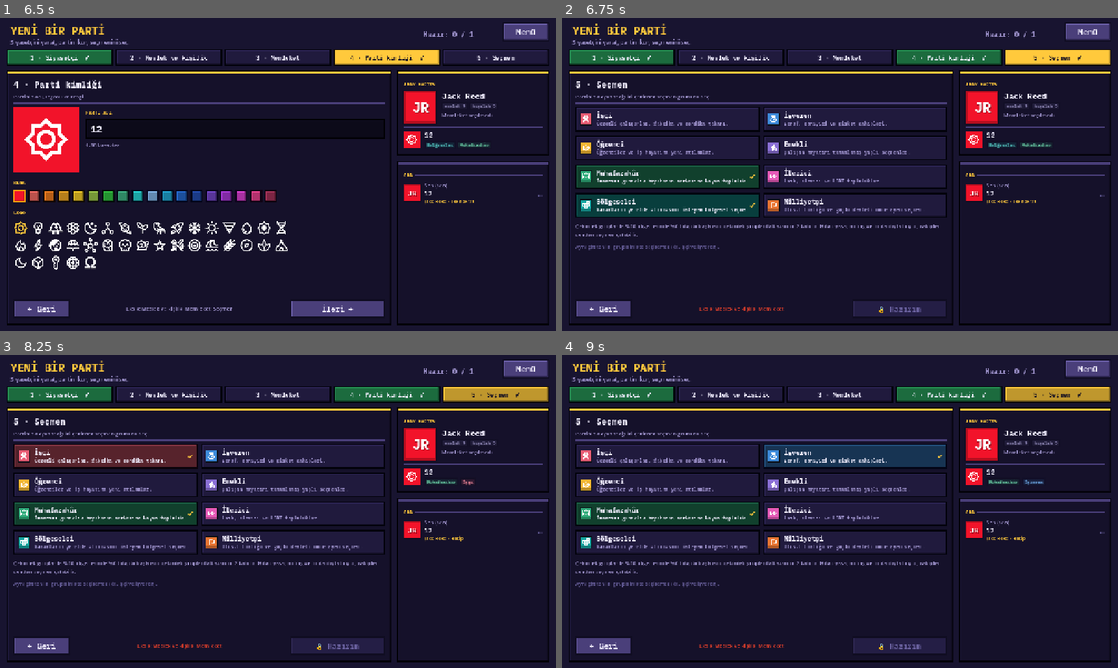
Above: before the commit, frames 1-4 (two rows, left to right).
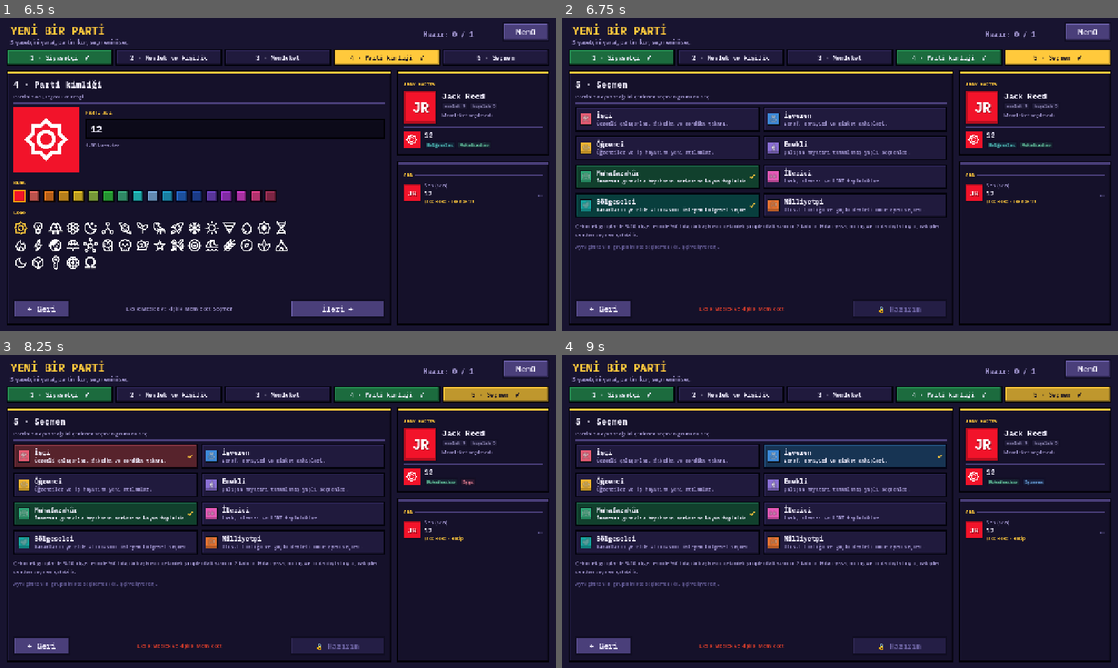
Above: after the commit, the same moments.

Repository: TriQue06/siyaset_oyunu_test_experimental
Game: Godot game, scene res://scenes/PartySetup.tscn
Same seed, same stepped clock (60 frames per second), same inputs: the game is played once before the commit and once after it. This scene is started directly instead of the project's main scene. Sound files missing from this copy of the repository are replaced by a short silence.
Inputs (mouse positions are in pixels of both pictures, inside the frame that each line leads up to):
- Up to frame 1 (6.5 s): click "Menü" at 0.5 s; click "DEVAM ET · ESC" at 1.25 s; click "1 · Siyasetçi ✓" at 2 s; click "2 · Meslek ve kişilik" at 2.75 s; click "3 · Memleket" at 3.5 s; click "4 · Parti kimliği" at 4.25 s; click (233, 127) at 5.02 s; type "12" at 5.1 s; click "4 · Parti kimliği ✓" at 5.75 s
- Up to frame 2 (6.75 s): click "5 · Seçmen" at 6.5 s
- Up to frame 3 (8.25 s): click "5 · Seçmen ✓" at 7.25 s; click (105, 455) at 8.02 s
- Up to frame 4 (9 s): click (856, 455) at 8.77 s

Frame 1 is identical in both runs. In frame 2, 0.2% of the frame differs, in the area x 3-39%, y 31-61%; in frame 3, 0.2%; in frame 4, 0.2%.

Commit message:
Sürüm 0.0.253: SVG simgeler yüksek çözünürlük + mipmap, KART ÇEK simgesi ortalı
Co-Authored-By: Claude Opus 5.5 <noreply@anthropic.com>

Diff:
--- a/siyaset-oyunu/project.godot
+++ b/siyaset-oyunu/project.godot
@@ -11,7 +11,7 @@
 [application]
 
 config/name="Siyaset Oyunu"
-config/version="0.0.252"
+config/version="0.0.253"
 run/main_scene="res://scenes/Lobby.tscn"
 config/quit_on_go_back=false
 config/features=PackedStringArray("4.7", "Forward Plus")
--- a/siyaset-oyunu/scripts/coin_icon.gd
+++ b/siyaset-oyunu/scripts/coin_icon.gd
@@ -9,6 +9,7 @@
 static func make(size_px: float, coin_color: Color = UiTheme.BLUE) -> CoinIcon:
 	var icon := CoinIcon.new()
 	icon.color = coin_color
+	icon.texture_filter = CanvasItem.TEXTURE_FILTER_LINEAR_WITH_MIPMAPS
 	icon.custom_minimum_size = Vector2(size_px, size_px)
 	icon.mouse_filter = Control.MOUSE_FILTER_IGNORE
 	return icon
--- a/siyaset-oyunu/scripts/group_icon_svg.gd
+++ b/siyaset-oyunu/scripts/group_icon_svg.gd
@@ -22,7 +22,9 @@
 	if not SVGS.has(icon_name):
 		return null
 	var image := Image.new()
-	image.load_svg_from_string(String(SVGS[icon_name]), 1.0)
+	# 0.0.253: 256 px + mipmap (her çözünürlükte keskin).
+	image.load_svg_from_string(String(SVGS[icon_name]), 2.0)
+	image.generate_mipmaps()
 	var tex := ImageTexture.create_from_image(image)
 	_cache[icon_name] = tex
 	return tex
--- a/siyaset-oyunu/scripts/money_icon.gd
+++ b/siyaset-oyunu/scripts/money_icon.gd
@@ -24,7 +24,9 @@
 
 static func _image() -> Image:
 	var image := Image.new()
-	image.load_svg_from_string(SVG, 1.0)
+	# 0.0.253: 256 px + mipmap (her çözünürlükte keskin).
+	image.load_svg_from_string(SVG, 256.0 / 96.0)
+	image.generate_mipmaps()
 	return image
 
 ## Tek başına kullanılan simge dokusu (beyaz; modulate ile renklendirilir).
@@ -41,6 +43,7 @@
 	image.convert(Image.FORMAT_LA8)  # gri tonlu: yazının rengiyle boyanır
 	var f := FontFile.new()
 	f.fixed_size = FONT_SIZE
+	f.generate_mipmaps = true
 	f.fixed_size_scale_mode = TextServer.FIXED_SIZE_SCALE_ENABLED
 	var cache := Vector2i(FONT_SIZE, 0)
 	var s := float(FONT_SIZE)
--- a/siyaset-oyunu/scripts/turn_intro.gd
+++ b/siyaset-oyunu/scripts/turn_intro.gd
@@ -183,12 +183,33 @@
 	note.horizontal_alignment = HORIZONTAL_ALIGNMENT_CENTER
 	box.add_child(_centered(note))
 	var button := Button.new()
-	# 0.0.246: kart simgesi Material "playing_cards" (yazının solunda, yazı renginde).
-	button.text = L.t("KART ÇEK")
-	button.icon = cards_icon()
-	button.add_theme_constant_override("h_separation", 14)
-	button.add_theme_constant_override("icon_max_width", 48)
+	# Kart simgesi ve yazı birlikte düğmenin ORTASINDA (0.0.253: simge eskiden
+	# düğmenin sol kenarına yapışıyordu).
 	button.focus_mode = Control.FOCUS_NONE
+	var content := HBoxContainer.new()
+	content.set_anchors_and_offsets_preset(Control.PRESET_FULL_RECT)
+	content.alignment = BoxContainer.ALIGNMENT_CENTER
+	content.add_theme_constant_override("separation", 16)
+	content.mouse_filter = Control.MOUSE_FILTER_IGNORE
+	button.add_child(content)
+	var icon := TextureRect.new()
+	icon.texture = cards_icon()
+	icon.custom_minimum_size = Vector2(52, 52)
+	icon.expand_mode = TextureRect.EXPAND_IGNORE_SIZE
+	icon.stretch_mode = TextureRect.STRETCH_KEEP_ASPECT_CENTERED
+	icon.texture_filter = CanvasItem.TEXTURE_FILTER_LINEAR_WITH_MIPMAPS
+	icon.size_flags_vertical = Control.SIZE_SHRINK_CENTER
+	icon.modulate = UiTheme.TEXT
+	icon.mouse_filter = Control.MOUSE_FILTER_IGNORE
+	content.add_child(icon)
+	var caption := Label.new()
+	caption.text = L.t("KART ÇEK")
+	caption.add_theme_font_override("font", UiTheme.mono(true))
+	caption.add_theme_font_size_override("font_size", 28)
+	caption.add_theme_color_override("font_color", UiTheme.TEXT)
+	caption.size_flags_vertical = Control.SIZE_SHRINK_CENTER
+	caption.mouse_filter = Control.MOUSE_FILTER_IGNORE
+	content.add_child(caption)
 	button.custom_minimum_size = Vector2(300, 92)
 	button.add_theme_font_override("font", UiTheme.mono(true))
 	button.add_theme_font_size_override("font_size", 28)
@@ -501,6 +522,8 @@
 static func cards_icon() -> Texture2D:
 	if _cards_icon == null:
 		var image := Image.new()
-		image.load_svg_from_string(CARDS_SVG, 0.5)
+		# 0.0.253: 256 px + mipmap (her çözünürlükte keskin).
+		image.load_svg_from_string(CARDS_SVG, 256.0 / 96.0)
+		image.generate_mipmaps()
 		_cards_icon = ImageTexture.create_from_image(image)
 	return _cards_icon
--- a/siyaset-oyunu/scripts/voter_group_icon.gd
+++ b/siyaset-oyunu/scripts/voter_group_icon.gd
@@ -10,6 +10,7 @@
 static func make(group_id: String, size_px: float = 22.0, bare_icon: bool = false) -> VoterGroupIcon:
 	var icon := VoterGroupIcon.new()
 	icon.group = group_id
+	icon.texture_filter = CanvasItem.TEXTURE_FILTER_LINEAR_WITH_MIPMAPS
 	icon.bare = bare_icon
 	icon.custom_minimum_size = Vector2(size_px, size_px)
 	icon.mouse_filter = Control.MOUSE_FILTER_IGNORE
Not shown, changed: siyaset-oyunu/export_presets.cfg
